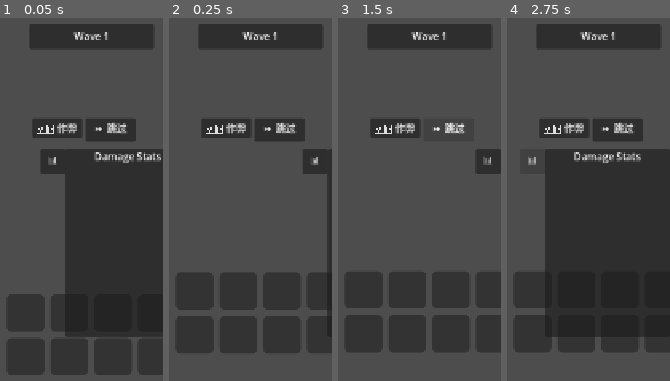
Above: before the commit, frames 1-4 (left to right).
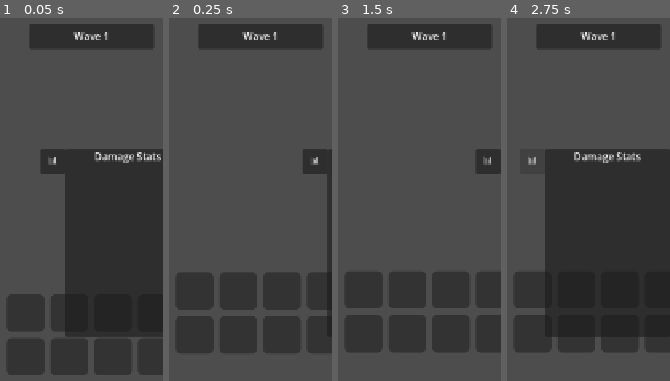
Above: after the commit, the same moments.

Repository: seekerzz/tower-html
Game: Godot game, scene res://src/Scenes/UI/MainGUI.tscn
Two runs of this game, one before a commit and one after it. Both use one fixed random seed, a clock stepped at 60 frames per second and the inputs below. The project has no main scene, so this scene is started directly.
Inputs (mouse positions are in pixels of both pictures, inside the frame that each line leads up to):
- Up to frame 1 (0.05 s): no input
- Up to frame 2 (0.25 s): no input
- Up to frame 3 (1.5 s): click (395, 126) at 0.5 s, where only the run before the commit has a clickable "🛠️ 作弊"; click (448, 130) at 1.25 s, where only the run before the commit has a clickable "⏩ 跳过"
- Up to frame 4 (2.75 s): click "📊" at 2 s

The runs differ from the first frame. In frame 1, 3.2% of the frame differs, in the area x 20-84%, y 27-34%; in frame 2, 3.2%; in frame 3, 1.7%; in frame 4, 3.2%.

Commit message:
Refactor cheat functionality into a dedicated CheatMenu
- Created `src/Scenes/UI/CheatMenu.tscn` and `src/Scripts/UI/CheatMenu.gd`
- Implemented cheat functions: Add Gold, Skip Wave, Set HP, Spawn Unit
- Integrated `CheatMenu` into `src/Scenes/Game/MainGame.tscn`
- Removed obsolete cheat buttons from `src/Scenes/UI/MainGUI.tscn` and `src/Scripts/UI/MainGUI.gd`
- Added `skip_wave` method to `src/Scripts/MainGame.gd`

Diff:
--- a/src/Scenes/Game/MainGame.tscn
+++ b/src/Scenes/Game/MainGame.tscn
@@ -7,6 +7,7 @@
 [ext_resource type="PackedScene" uid="uid://gui123" path="res://src/Scenes/UI/MainGUI.tscn" id="5_gui"]
 [ext_resource type="PackedScene" path="res://src/Scenes/Game/DrawManager.tscn" id="6_draw"]
 [ext_resource type="Texture2D" path="res://assets/images/UI/bg_battle.png" id="7_bg"]
+[ext_resource type="PackedScene" uid="uid://cheatmenu123" path="res://src/Scenes/UI/CheatMenu.tscn" id="8_cheat"]
 
 [node name="MainGame" type="Node2D"]
 script = ExtResource("1_main")
@@ -30,3 +31,5 @@
 [node name="Shop" parent="CanvasLayer" instance=ExtResource("4_shop")]
 
 [node name="MainGUI" parent="CanvasLayer" instance=ExtResource("5_gui")]
+
+[node name="CheatMenu" parent="." instance=ExtResource("8_cheat")]
--- /dev/null
+++ b/src/Scenes/UI/CheatMenu.tscn
@@ -0,0 +1,72 @@
+[gd_scene load_steps=2 format=3 uid="uid://cheatmenu123"]
+
+[ext_resource type="Script" path="res://src/Scripts/UI/CheatMenu.gd" id="1_script"]
+
+[node name="CheatMenu" type="CanvasLayer"]
+layer = 100
+
+[node name="Control" type="Control" parent="."]
+layout_mode = 3
+anchors_preset = 15
+anchor_right = 1.0
+anchor_bottom = 1.0
+grow_horizontal = 2
+grow_vertical = 2
+script = ExtResource("1_script")
+
+[node name="PanelContainer" type="PanelContainer" parent="Control"]
+layout_mode = 1
+anchors_preset = 8
+anchor_left = 0.5
+anchor_top = 0.5
+anchor_right = 0.5
+anchor_bottom = 0.5
+offset_left = -150.0
+offset_top = -100.0
+offset_right = 150.0
+offset_bottom = 100.0
+grow_horizontal = 2
+grow_vertical = 2
+
+[node name="VBoxContainer" type="VBoxContainer" parent="Control/PanelContainer"]
+layout_mode = 2
+theme_override_constants/separation = 10
+
+[node name="Label" type="Label" parent="Control/PanelContainer/VBoxContainer"]
+layout_mode = 2
+text = "Debug Menu"
+horizontal_alignment = 1
+
+[node name="AddGoldButton" type="Button" parent="Control/PanelContainer/VBoxContainer"]
+layout_mode = 2
+focus_mode = 0
+text = "Add 1000 Gold"
+
+[node name="SkipWaveButton" type="Button" parent="Control/PanelContainer/VBoxContainer"]
+layout_mode = 2
+focus_mode = 0
+text = "Skip Wave"
+
+[node name="SetHPButton" type="Button" parent="Control/PanelContainer/VBoxContainer"]
+layout_mode = 2
+focus_mode = 0
+text = "Set HP 999999"
+
+[node name="HBoxContainer" type="HBoxContainer" parent="Control/PanelContainer/VBoxContainer"]
+layout_mode = 2
+theme_override_constants/separation = 5
+
+[node name="OptionButton" type="OptionButton" parent="Control/PanelContainer/VBoxContainer/HBoxContainer"]
+layout_mode = 2
+size_flags_horizontal = 3
+focus_mode = 0
+
+[node name="SpawnButton" type="Button" parent="Control/PanelContainer/VBoxContainer/HBoxContainer"]
+layout_mode = 2
+focus_mode = 0
+text = "Spawn Unit"
+
+[connection signal="pressed" from="Control/PanelContainer/VBoxContainer/AddGoldButton" to="Control" method="_on_add_gold_pressed"]
+[connection signal="pressed" from="Control/PanelContainer/VBoxContainer/SkipWaveButton" to="Control" method="_on_skip_wave_pressed"]
+[connection signal="pressed" from="Control/PanelContainer/VBoxContainer/SetHPButton" to="Control" method="_on_set_hp_pressed"]
+[connection signal="pressed" from="Control/PanelContainer/VBoxContainer/HBoxContainer/SpawnButton" to="Control" method="_on_spawn_unit_pressed"]
--- a/src/Scenes/UI/MainGUI.tscn
+++ b/src/Scenes/UI/MainGUI.tscn
@@ -157,23 +157,6 @@
 horizontal_alignment = 1
 vertical_alignment = 1
 
-[node name="DebugButton" type="Button" parent="."]
-layout_mode = 0
-offset_left = 1071.0
-offset_top = 160.0
-offset_right = 1151.0
-offset_bottom = 191.0
-focus_mode = 0
-text = "🛠️ 作弊"
-
-[node name="SkipButton" type="Button" parent="."]
-layout_mode = 0
-offset_left = 1156.0
-offset_top = 160.0
-offset_right = 1236.0
-offset_bottom = 191.0
-focus_mode = 0
-text = "⏩ 跳过"
 
 [node name="DamageStats" type="Panel" parent="."]
 layout_mode = 1
--- a/src/Scripts/MainGame.gd
+++ b/src/Scripts/MainGame.gd
@@ -245,3 +245,17 @@
 func update_bench_ui():
 	if bench_ui:
 		bench_ui.update_bench_ui(bench)
+
+func skip_wave():
+	if not GameManager.is_wave_active:
+		return
+
+	# Clear all enemies
+	get_tree().call_group("enemies", "queue_free")
+
+	# Stop spawning
+	if combat_manager:
+		combat_manager.enemies_to_spawn = 0
+
+	# End wave
+	GameManager.end_wave()
--- /dev/null
+++ b/src/Scripts/UI/CheatMenu.gd
@@ -0,0 +1,48 @@
+extends Control
+
+@onready var unit_option = $PanelContainer/VBoxContainer/HBoxContainer/OptionButton
+
+func _ready():
+	visible = false
+	# Ensure process mode is always so it works when paused
+	process_mode = Node.PROCESS_MODE_ALWAYS
+
+	_populate_units()
+
+func _populate_units():
+	if not unit_option: return
+	unit_option.clear()
+
+	# Iterate over UNIT_TYPES from Constants
+	for key in Constants.UNIT_TYPES:
+		unit_option.add_item(key)
+
+func _input(event):
+	if event is InputEventKey and event.pressed and event.keycode == KEY_QUOTELEFT:
+		visible = !visible
+		get_tree().paused = visible
+		print("[CheatMenu] Toggled visibility: ", visible)
+
+func _on_add_gold_pressed():
+	GameManager.add_gold(1000)
+
+func _on_skip_wave_pressed():
+	if GameManager.main_game and GameManager.main_game.has_method("skip_wave"):
+		GameManager.main_game.skip_wave()
+
+func _on_set_hp_pressed():
+	GameManager.max_core_health = 999999
+	GameManager.core_health = 999999
+	GameManager.resource_changed.emit()
+
+func _on_spawn_unit_pressed():
+	if unit_option.selected == -1: return
+	var unit_key = unit_option.get_item_text(unit_option.selected)
+
+	if GameManager.main_game:
+		# Try to add to bench
+		var success = GameManager.main_game.add_to_bench(unit_key)
+		if success:
+			print("Spawned unit: ", unit_key)
+		else:
+			print("Failed to spawn unit (Bench full?)")
--- a/src/Scripts/UI/MainGUI.gd
+++ b/src/Scripts/UI/MainGUI.gd
@@ -9,8 +9,6 @@
 @onready var food_label = $TopLeftPanel/FoodBar/Label
 @onready var mana_label = $TopLeftPanel/ManaBar/Label
 @onready var wave_label = $Panel/WaveLabel
-@onready var debug_button = $DebugButton
-@onready var skip_button = $SkipButton
 @onready var stats_container = $DamageStats/ScrollContainer/VBoxContainer
 @onready var damage_stats_panel = $DamageStats
 @onready var stats_scroll = $DamageStats/ScrollContainer
@@ -63,11 +61,6 @@
 	stats_toggle_btn.pressed.connect(_on_stats_toggle_pressed)
 
 	_setup_ui_styles()
-
-	if debug_button:
-		debug_button.pressed.connect(_on_debug_button_pressed)
-	if skip_button:
-		skip_button.pressed.connect(_on_skip_button_pressed)
 
 	if retry_button:
 		retry_button.pressed.connect(_on_retry_wave_pressed)
@@ -229,8 +222,6 @@
 func _input(event):
 	if event.is_action_pressed("ui_focus_next"):
 		pass
-	if event is InputEventKey and event.pressed and event.keycode == KEY_F1:
-		GameManager.activate_cheat()
 
 func update_ui():
 	_update_hud_visibility()
@@ -362,23 +353,6 @@
 		is_stats_collapsed = false
 		_animate_stats_panel()
 
-func _on_debug_button_pressed():
-	GameManager.activate_cheat()
-
-func _on_skip_button_pressed():
-	if not GameManager.is_wave_active:
-		return
-
-	# Clear all enemies
-	get_tree().call_group("enemies", "queue_free")
-
-	# Stop spawning
-	if GameManager.combat_manager:
-		GameManager.combat_manager.enemies_to_spawn = 0
-
-	# End wave
-	GameManager.end_wave()
-
 func _on_game_over():
 	if game_over_panel:
 		game_over_panel.show()
